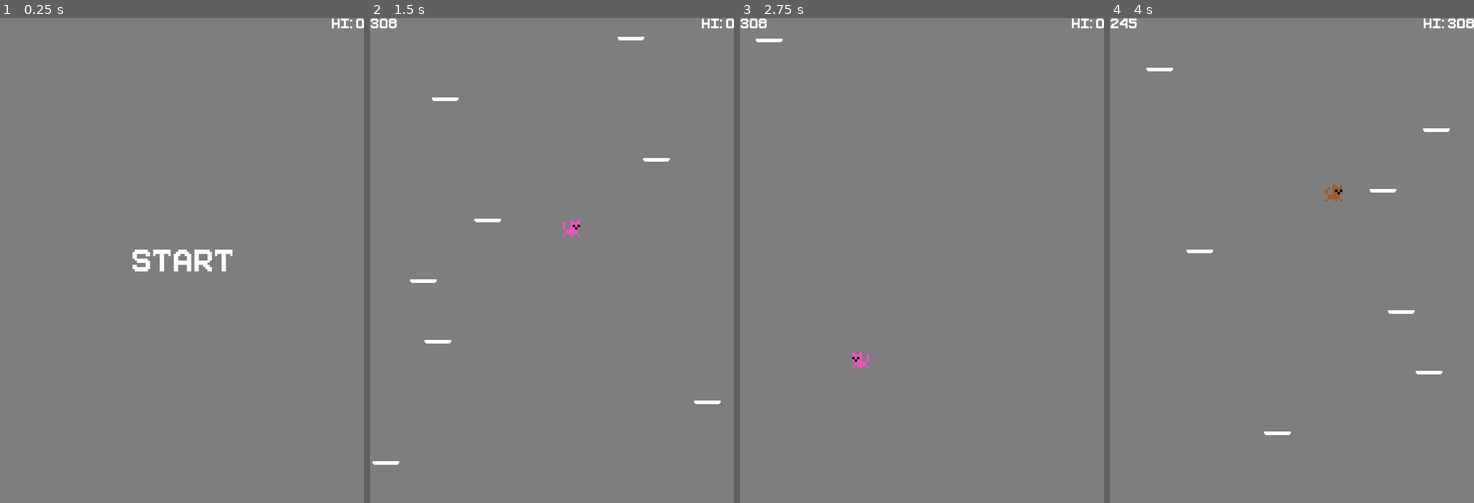
Above: before the commit, frames 1-4 (left to right).
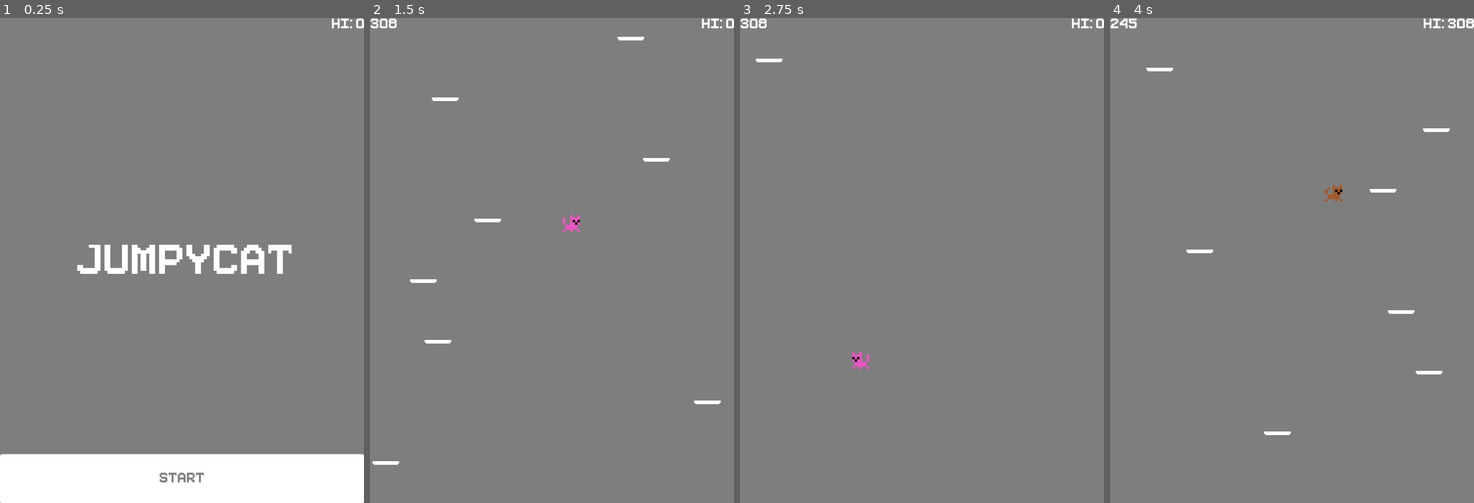
Above: after the commit, the same moments.

Repository: JackQuentinForde/Jumpycat
Game: Godot game, scene res://Scenes/Start.tscn
Same seed, same stepped clock (60 frames per second), same inputs: the game is played once before the commit and once after it.
Inputs (mouse positions are in pixels of both pictures, inside the frame that each line leads up to):
- Up to frame 1 (0.25 s): no input
- Up to frame 2 (1.5 s): click (552, 478) at 0.5 s, where only the run after the commit has a clickable "Start"; tap Enter at 1.25 s; move the mouse to (632, 236) at 1.27 s; hold Right (ui_right) from 1.28 s (still down); click (632, 236) at 1.42 s
- Up to frame 3 (2.75 s): move the mouse to (849, 284) at 2.02 s; release Right (ui_right) at 2.03 s; hold Left (ui_left) from 2.03 s (still down)
- Up to frame 4 (4 s): move the mouse to (1328, 153) at 2.77 s; release Left (ui_left) at 2.78 s; hold Right (ui_right) from 2.78 s (still down); move the mouse to (1273, 357) at 3.52 s; click (1273, 357) at 3.67 s

The runs differ from the first frame. In frame 1, 12% of the frame differs, in the area x 0-100%, y 46-100%; in frame 2, 0.1%; in frame 3, 0.1%; in frame 4, nothing differs.

Commit message:
Better start screen; button theme

Diff:
--- a/Scenes/Player.tscn
+++ b/Scenes/Player.tscn
@@ -6,14 +6,6 @@
 
 [sub_resource type="RectangleShape2D" id=1]
 extents = Vector2( 7, 1 )
-
-[sub_resource type="ParticlesMaterial" id=5]
-emission_shape = 2
-emission_box_extents = Vector3( 12, 1, 1 )
-flag_disable_z = true
-gravity = Vector3( 0, 100, 0 )
-orbit_velocity = 0.0
-orbit_velocity_random = 0.0
 
 [node name="Player" type="KinematicBody2D"]
 position = Vector2( 44, 9 )
@@ -43,12 +35,4 @@
 
 [node name="Tween" type="Tween" parent="Camera2D"]
 
-[node name="Particles2D" type="Particles2D" parent="."]
-emitting = false
-amount = 16
-lifetime = 2.0
-one_shot = true
-explosiveness = 1.0
-process_material = SubResource( 5 )
-
 [connection signal="timeout" from="Camera2D/Timer" to="Camera2D" method="_on_Timer_timeout"]
--- a/Scenes/Start.tscn
+++ b/Scenes/Start.tscn
@@ -1,7 +1,8 @@
-[gd_scene load_steps=7 format=2]
+[gd_scene load_steps=9 format=2]
 
 [ext_resource path="res://Scripts/Start.gd" type="Script" id=1]
 [ext_resource path="res://Assets/Fonts/Pixeboy-z8XGD.ttf" type="DynamicFontData" id=2]
+[ext_resource path="res://Themes/buttonTheme.tres" type="Theme" id=3]
 
 [sub_resource type="DynamicFont" id=5]
 font_data = ExtResource( 2 )
@@ -14,6 +15,10 @@
 
 [sub_resource type="DynamicFont" id=1]
 size = 36
+font_data = ExtResource( 2 )
+
+[sub_resource type="DynamicFont" id=8]
+size = 48
 font_data = ExtResource( 2 )
 
 [node name="Start" type="Control"]
@@ -32,6 +37,7 @@
 align = 2
 
 [node name="Start" type="Label" parent="CanvasLayer"]
+visible = false
 anchor_left = 0.5
 anchor_top = 0.5
 anchor_right = 0.5
@@ -42,3 +48,26 @@
 margin_bottom = 10.5
 custom_fonts/font = SubResource( 1 )
 text = "Start"
+
+[node name="Button" type="Button" parent="CanvasLayer"]
+anchor_top = 1.0
+anchor_right = 1.0
+anchor_bottom = 1.0
+margin_top = -40.0
+theme = ExtResource( 3 )
+custom_colors/font_color = Color( 0.498039, 0.498039, 0.498039, 1 )
+text = "Start"
+
+[node name="Label" type="Label" parent="CanvasLayer"]
+anchor_left = 0.5
+anchor_top = 0.5
+anchor_right = 0.5
+anchor_bottom = 0.5
+margin_left = -88.0
+margin_top = -14.0
+margin_right = 88.0
+margin_bottom = 14.0
+custom_fonts/font = SubResource( 8 )
+text = "JumpyCat"
+
+[connection signal="pressed" from="CanvasLayer/Button" to="." method="_on_Button_pressed"]
--- a/Scripts/Camera.gd
+++ b/Scripts/Camera.gd
@@ -5,10 +5,11 @@
 onready var game = get_parent().get_parent()
 onready var tween = $Tween
 onready var timer = $Timer
+var maxXPosition = ProjectSettings.get_setting("display/window/size/width") / 2
 
 func _ready():
-	limit_left = -game.maxXPosition
-	limit_right = game.maxXPosition
+	limit_left = -maxXPosition
+	limit_right = maxXPosition
 	set_process(false)
 	randomize()
 
--- a/Scripts/Game.gd
+++ b/Scripts/Game.gd
@@ -136,5 +136,5 @@
 	get_parent().call_deferred("add_child", newPlatform)
 
 func GameOver():
-	globalScript.SaveScore(str(globalScript.score))
+	globalScript.SaveScore()
 	get_tree().change_scene("res://Scenes/Game Over.tscn")
--- a/Scripts/Global.gd
+++ b/Scripts/Global.gd
@@ -12,9 +12,9 @@
 		return data
 	return "0"
 
-func SaveScore(score):
+func SaveScore():
 	var highScore = ReadHighScore()
 	if (int(score) > int(highScore)):
 		saveGame.open(savePath, File.WRITE)
-		saveGame.store_string(score)
+		saveGame.store_string(str(score))
 		saveGame.close()
--- a/Scripts/Player.gd
+++ b/Scripts/Player.gd
@@ -15,6 +15,7 @@
 var opacity = 1
 var jumpSprite = load("res://Assets/Sprites/jumpycat.png")
 var fallSprite = load("res://Assets/Sprites/fallycat.png")
+var maxXPosition = ProjectSettings.get_setting("display/window/size/width") / 2
 onready var sprite = get_node("Sprite")
 onready var game = get_parent()
 
@@ -75,10 +76,10 @@
 			sprite.set_texture(jumpSprite)
 
 func CheckPosition():
-	if (global_position.x > game.maxXPosition):
-		global_position.x = -game.maxXPosition
-	if (global_position.x < -game.maxXPosition):
-		global_position.x = game.maxXPosition
+	if (global_position.x > maxXPosition):
+		global_position.x = -maxXPosition
+	if (global_position.x < -maxXPosition):
+		global_position.x = maxXPosition
 
 func CheckCollisions(collisionInfo):
 	if (collisionInfo):
--- a/Scripts/Start.gd
+++ b/Scripts/Start.gd
@@ -7,6 +7,6 @@
 func _ready():
 	$CanvasLayer/Highscore.text = "HI: " + globalScript.ReadHighScore()
 
-func _input(event):
-	if (event is InputEventKey or event is InputEventJoypadButton or event is InputEventScreenTouch) and event.pressed:
-		get_tree().change_scene("res://Scenes/Game.tscn")
+
+func _on_Button_pressed():
+	get_tree().change_scene("res://Scenes/Game.tscn")
--- /dev/null
+++ b/Themes/buttonTheme.tres
@@ -0,0 +1,50 @@
+[gd_resource type="Theme" load_steps=7 format=2]
+
+[ext_resource path="res://Assets/Fonts/Pixeboy-z8XGD.ttf" type="DynamicFontData" id=1]
+
+[sub_resource type="DynamicFont" id=1]
+font_data = ExtResource( 1 )
+
+[sub_resource type="StyleBoxFlat" id=5]
+bg_color = Color( 0.341176, 0.341176, 0.341176, 1 )
+corner_radius_top_left = 2
+corner_radius_top_right = 2
+corner_radius_bottom_right = 2
+corner_radius_bottom_left = 2
+
+[sub_resource type="StyleBoxFlat" id=3]
+bg_color = Color( 0.341176, 0.341176, 0.341176, 1 )
+corner_radius_top_left = 2
+corner_radius_top_right = 2
+corner_radius_bottom_right = 2
+corner_radius_bottom_left = 2
+
+[sub_resource type="StyleBoxFlat" id=2]
+bg_color = Color( 1, 1, 1, 1 )
+border_color = Color( 1, 1, 1, 1 )
+corner_radius_top_left = 2
+corner_radius_top_right = 2
+corner_radius_bottom_right = 2
+corner_radius_bottom_left = 2
+
+[sub_resource type="StyleBoxFlat" id=4]
+bg_color = Color( 1, 1, 1, 1 )
+corner_radius_top_left = 2
+corner_radius_top_right = 2
+corner_radius_bottom_right = 2
+corner_radius_bottom_left = 2
+
+[resource]
+default_font = SubResource( 1 )
+Button/colors/font_color = Color( 0.498039, 0.498039, 0.498039, 1 )
+Button/colors/font_color_disabled = Color( 0.9, 0.9, 0.9, 0.2 )
+Button/colors/font_color_focus = Color( 1, 1, 1, 1 )
+Button/colors/font_color_hover = Color( 1, 1, 1, 1 )
+Button/colors/font_color_pressed = Color( 0.498039, 0.498039, 0.498039, 1 )
+Button/constants/hseparation = 2
+Button/fonts/font = SubResource( 1 )
+Button/styles/disabled = null
+Button/styles/focus = SubResource( 5 )
+Button/styles/hover = SubResource( 3 )
+Button/styles/normal = SubResource( 2 )
+Button/styles/pressed = SubResource( 4 )
Not shown: 1 places in Scenes/Player.tscn that only renumber resources
